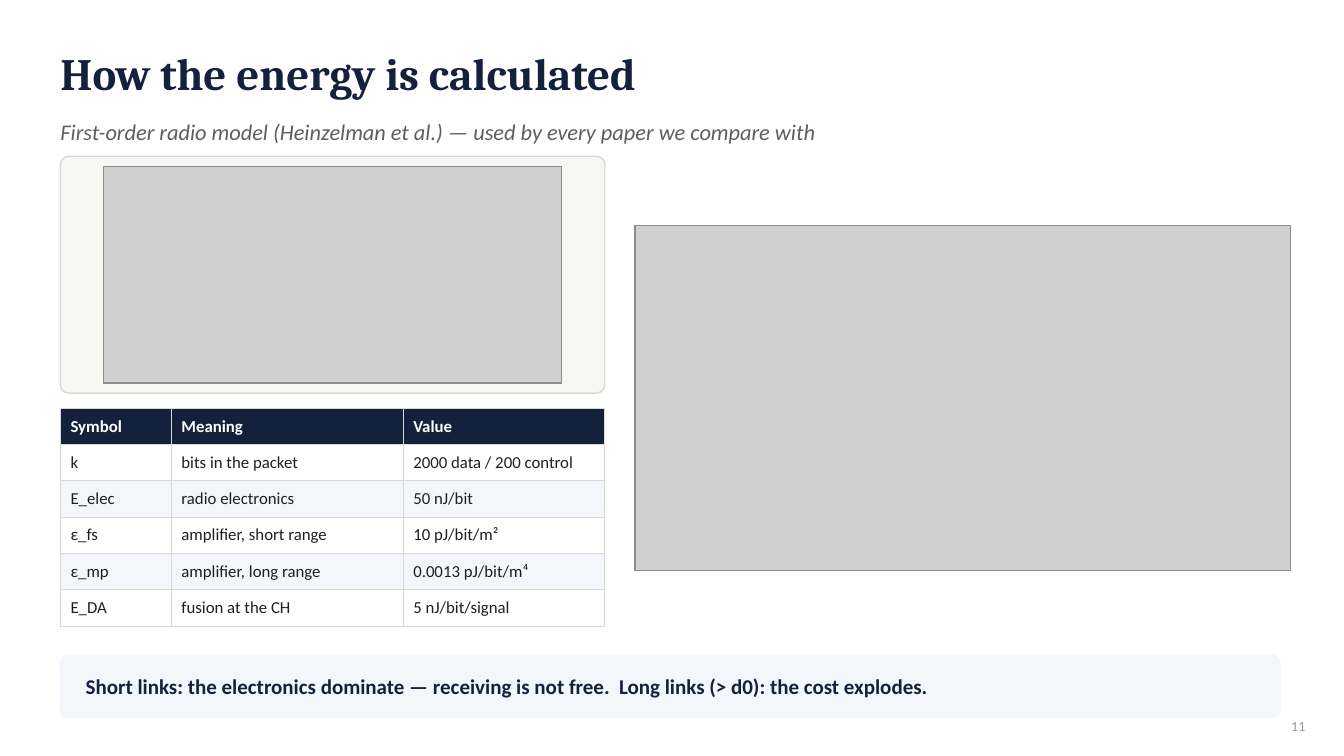
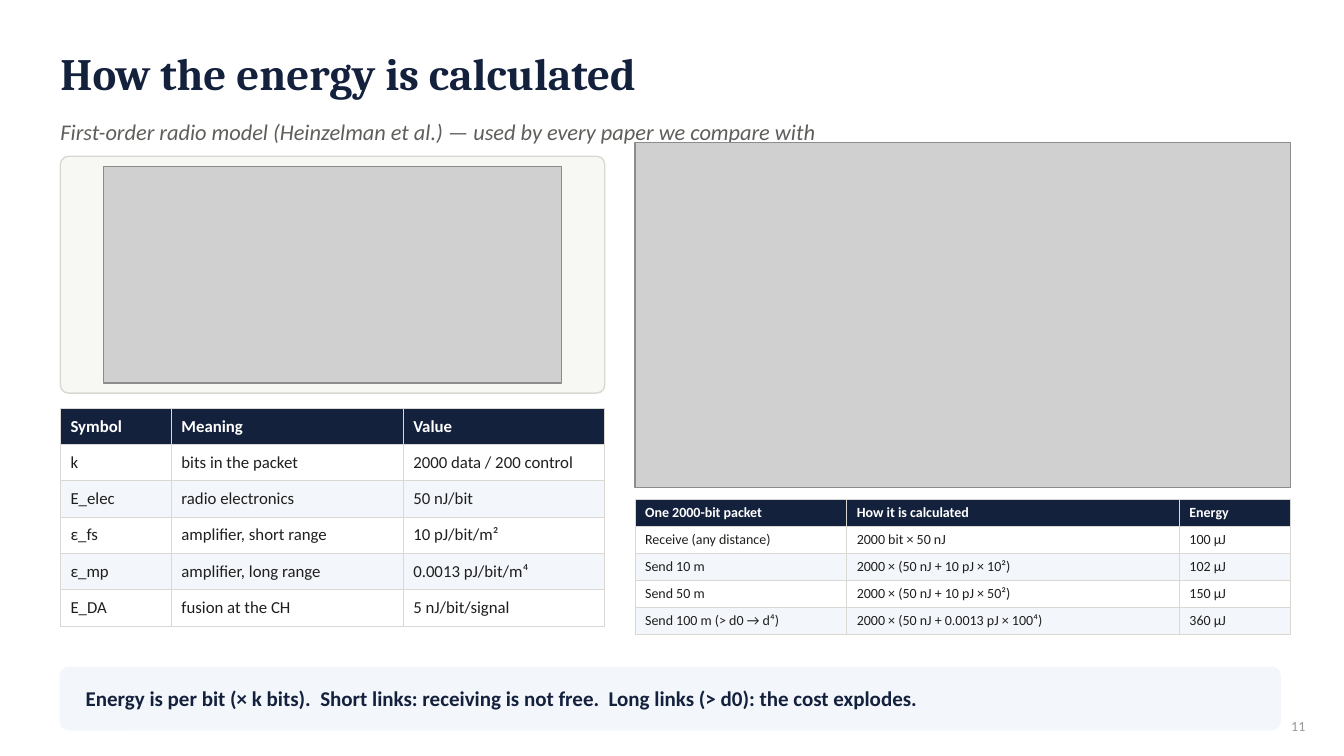
Before and after one commit to RahmaOshba/Routing-Protocols, a slide deck: slide 11 of thesis-final/Thesis_Defense_v8-Chain.pptx. Drawn at 1344x756 pixels with LibreOffice and Linux fonts; fonts in the diff are those of the drawing; grey boxes stand for pictures. Boxes give left, top, right and bottom in pixels: in the first picture for what was removed or moved away, otherwise in the second. Text is boxed around its words. In the diff, an @@ line names an element or a change of style, - is before the commit and + after.

```diff
--- a/thesis-final/Thesis_Defense_v8-Chain.pptx
+++ b/thesis-final/Thesis_Defense_v8-Chain.pptx
@@ picture: place and size @@
-picture at bbox=[635, 226, 1291, 571]
+picture at bbox=[635, 142, 1291, 487]
@@ table added at bbox=[635, 499, 1291, 632], 5 rows, 3 columns @@
+One 2000-bit packet | How it is calculated | Energy
+Receive (any distance) | 2000 bit × 50 nJ | 100 µJ
+Send 10 m | 2000 × (50 nJ + 10 pJ × 10²) | 102 µJ
+Send 50 m | 2000 × (50 nJ + 10 pJ × 50²) | 150 µJ
+Send 100 m (> d0 → d⁴) | 2000 × (50 nJ + 0.0013 pJ × 100⁴) | 360 µJ
@@ rounded rectangle: place and size @@
-rounded rectangle at bbox=[60, 655, 1280, 718]
+rounded rectangle at bbox=[60, 667, 1280, 730]
@@ text at bbox=[86, 690, 916, 710]: text changed @@
-Short links: the electronics dominate — receiving is not free. Long links (> d0): the cost explodes.
+Energy is per bit (× k bits). Short links: receiving is not free. Long links (> d0): the cost explodes.
```
Also in this commit, not shown: 1 other slide changed, 1 other file.
